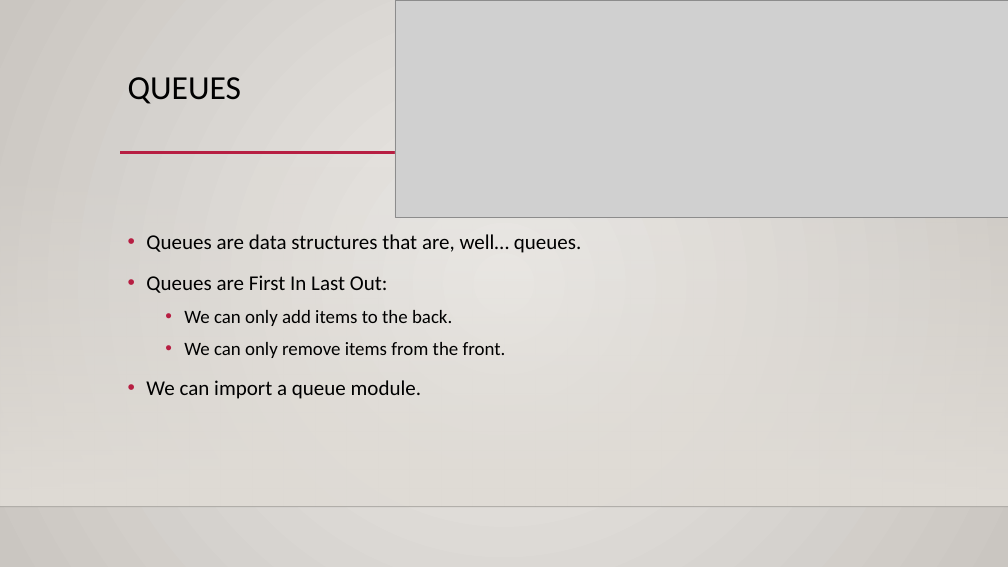
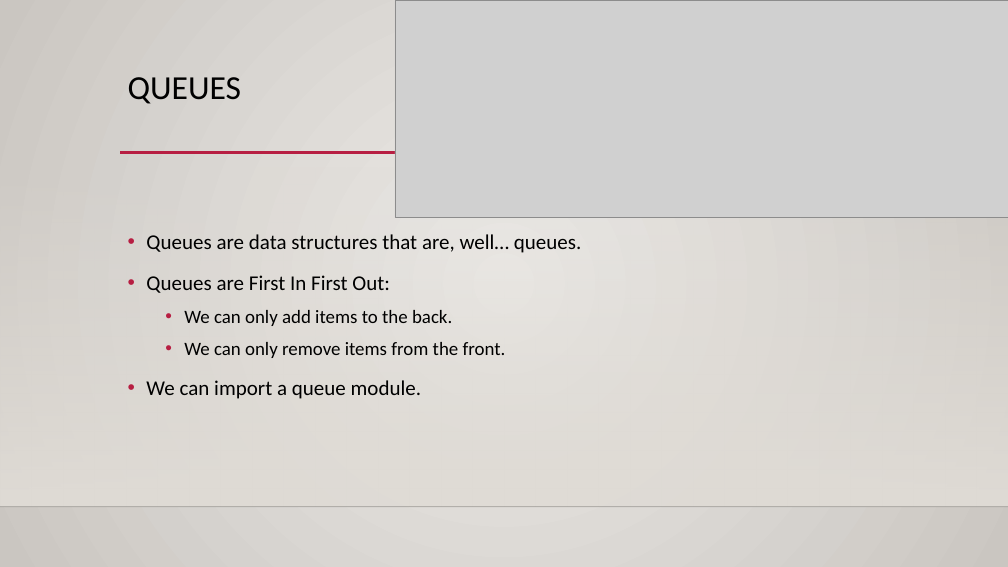
Before and after one commit to okohnkay/Programming_Basics_for_ML, a slide deck: slide 12 of course_material/slides/007_other_data_structures.pptx. Drawn at 1008x567 pixels with LibreOffice and Linux fonts; fonts in the diff are those of the drawing; grey boxes stand for pictures; background and template pictures are left out. Boxes give left, top, right and bottom in pixels: in the first picture for what was removed or moved away, otherwise in the second. Text is boxed around its words. In the diff, an @@ line names an element or a change of style, - is before the commit and + after.

Commit message:
update

```diff
--- a/course_material/slides/007_other_data_structures.pptx
+++ b/course_material/slides/007_other_data_structures.pptx
@@ text at bbox=[146, 275, 390, 293]: text changed @@
-• Queues are First In Last Out:
+• Queues are First In First Out:
```
